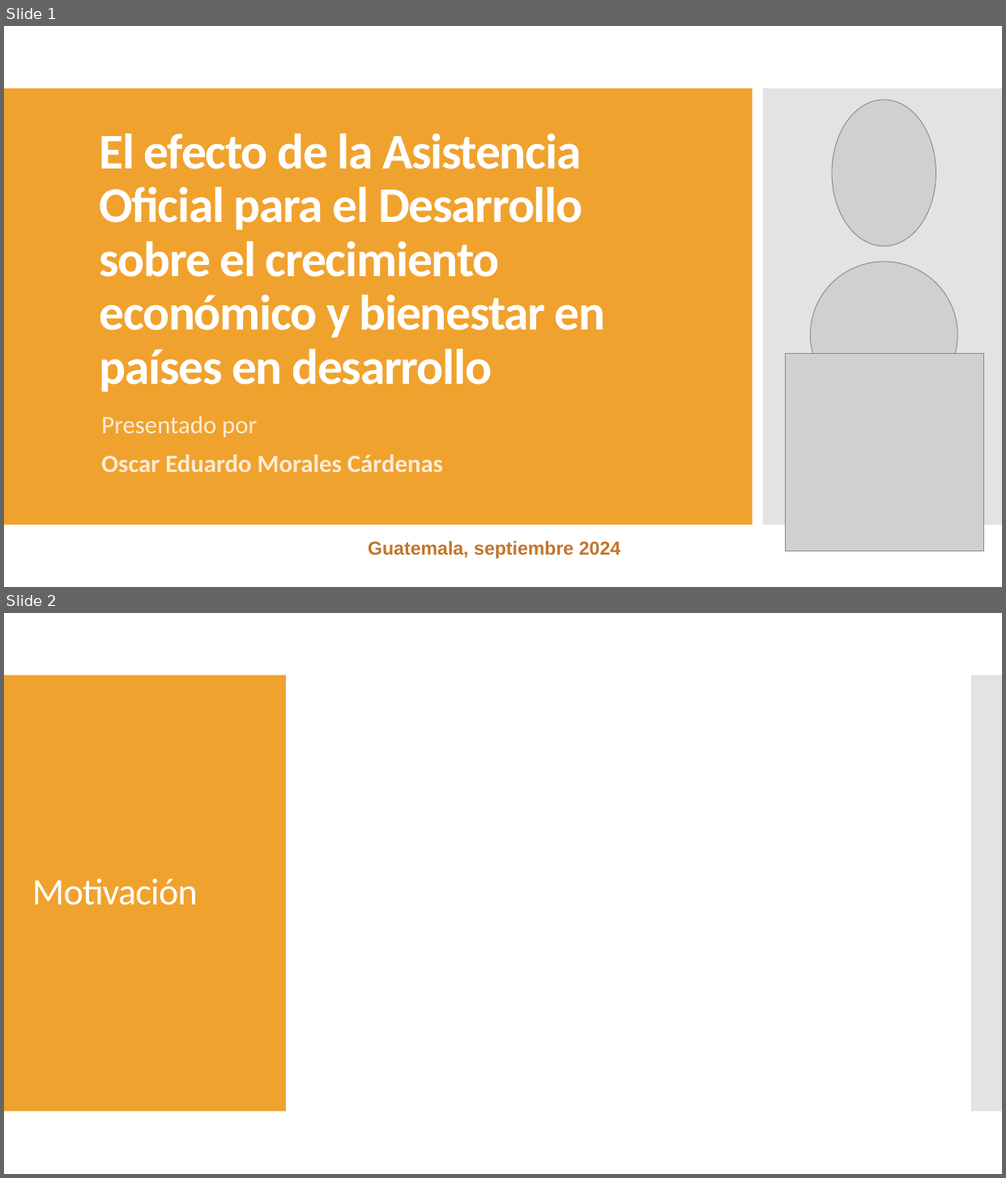
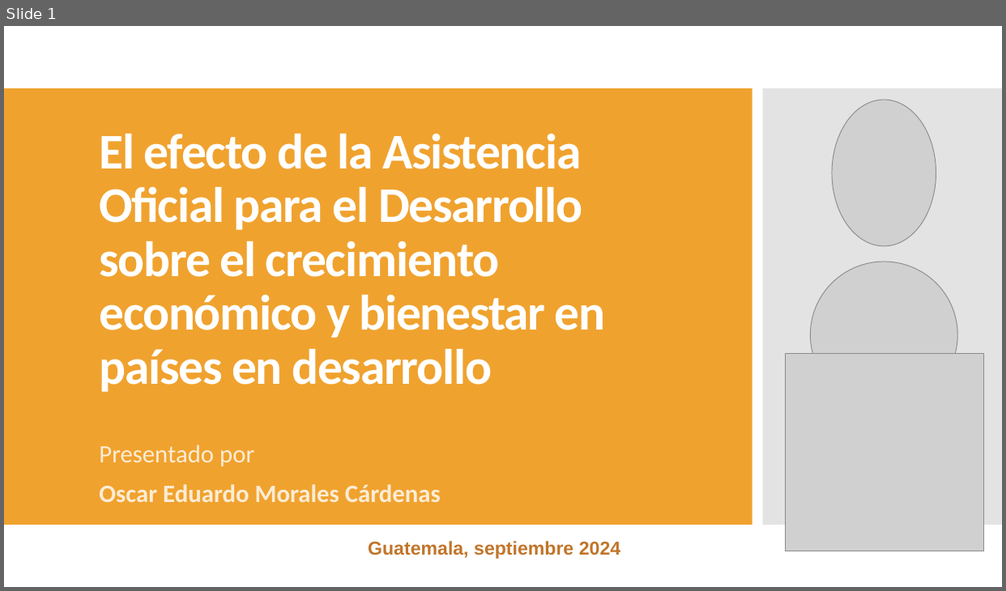
Before and after one commit to oemc/PES_research, a slide deck: Trabajo final/El efecto de la Asistencia Oficial para el desarrollo.pptx. Shown one above the other, each under a label of ours: slides 1 and 2 before the commit, slide 1 after it. The pictures are 1006x1178 and 1006x591 pixels, drawn with LibreOffice and Linux fonts; fonts in the diff are those of the drawing; grey boxes stand for pictures. Boxes give left, top, right and bottom in pixels: in the first picture for what was removed or moved away, otherwise in the second. Text is boxed around its words. In the diff, an @@ line names an element or a change of style, - is before the commit and + after.

```diff
--- a/Trabajo final/El efecto de la Asistencia Oficial para el desarrollo.pptx
+++ b/Trabajo final/El efecto de la Asistencia Oficial para el desarrollo.pptx
@@ slide 2 removed at <box>4,613,1002,1174</box>, background #FFFFFF @@
@@ rectangle removed at <box>4,675,286,1112</box> @@
@@ rectangle removed at <box>971,675,1002,1112</box> @@
@@ title removed at <box>32,879,198,905</box> @@
-Motivación
@@ slide 1 changed as well @@
@@ subtitle "Presentado por": place and size @@
-subtitle "Presentado por" at <box>101,416,443,472</box>
+subtitle "Presentado por" at <box>99,445,441,502</box>
```
Also in this commit, not shown: 5 other slides changed, 12 slides added, 1 other slide removed, 11 other files.
